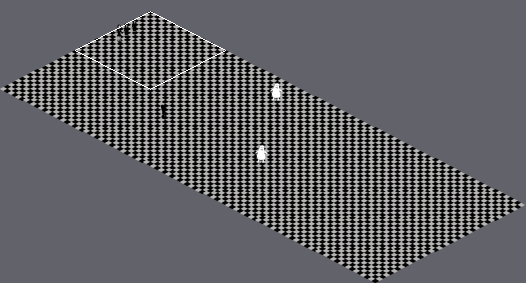
An edit to a level. Tiled map, data/class_school01.tmx. Above, an overview of the earlier version with the close-up marked.
Close-up. Old version:
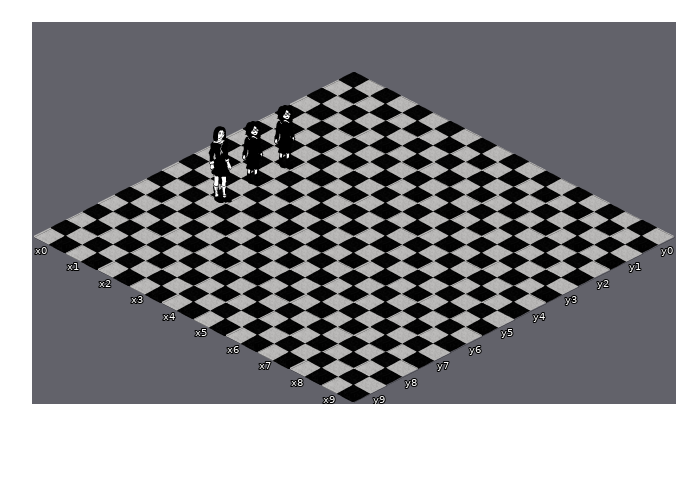
Cells are 250x129 px. Isometric: x runs down to the right, y down to the left. Shown: x 0..9, y 0..9. Not drawn, because the pictures are missing: unchanged layer "walls_layer".
New version:
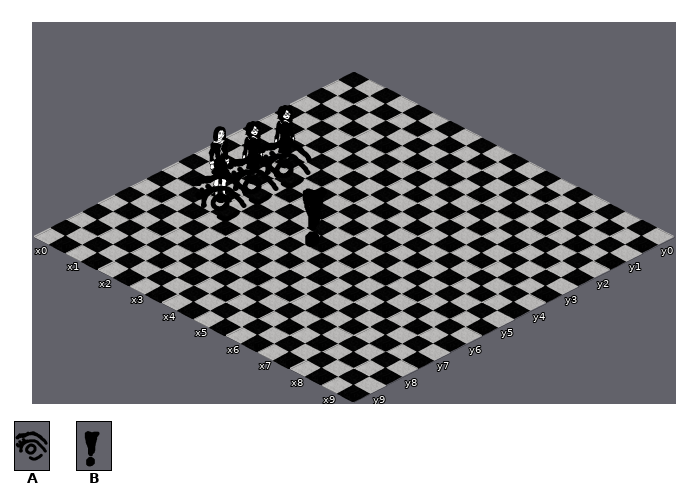
Key: from "actors_tiles": A 13, B 14.
_ is an empty cell, . an unchanged one.
What changed:
--- layer "actors_layer"
@@ x 2..4 @@
- 4 _..
- 5 _._
- 6 _..
+ 4 A..
+ 5 A.B
+ 6 A..
Changed places in both close-ups, as pixel boxes (x1, y1, x2, y2):
added: (196, 140, 326, 247)
